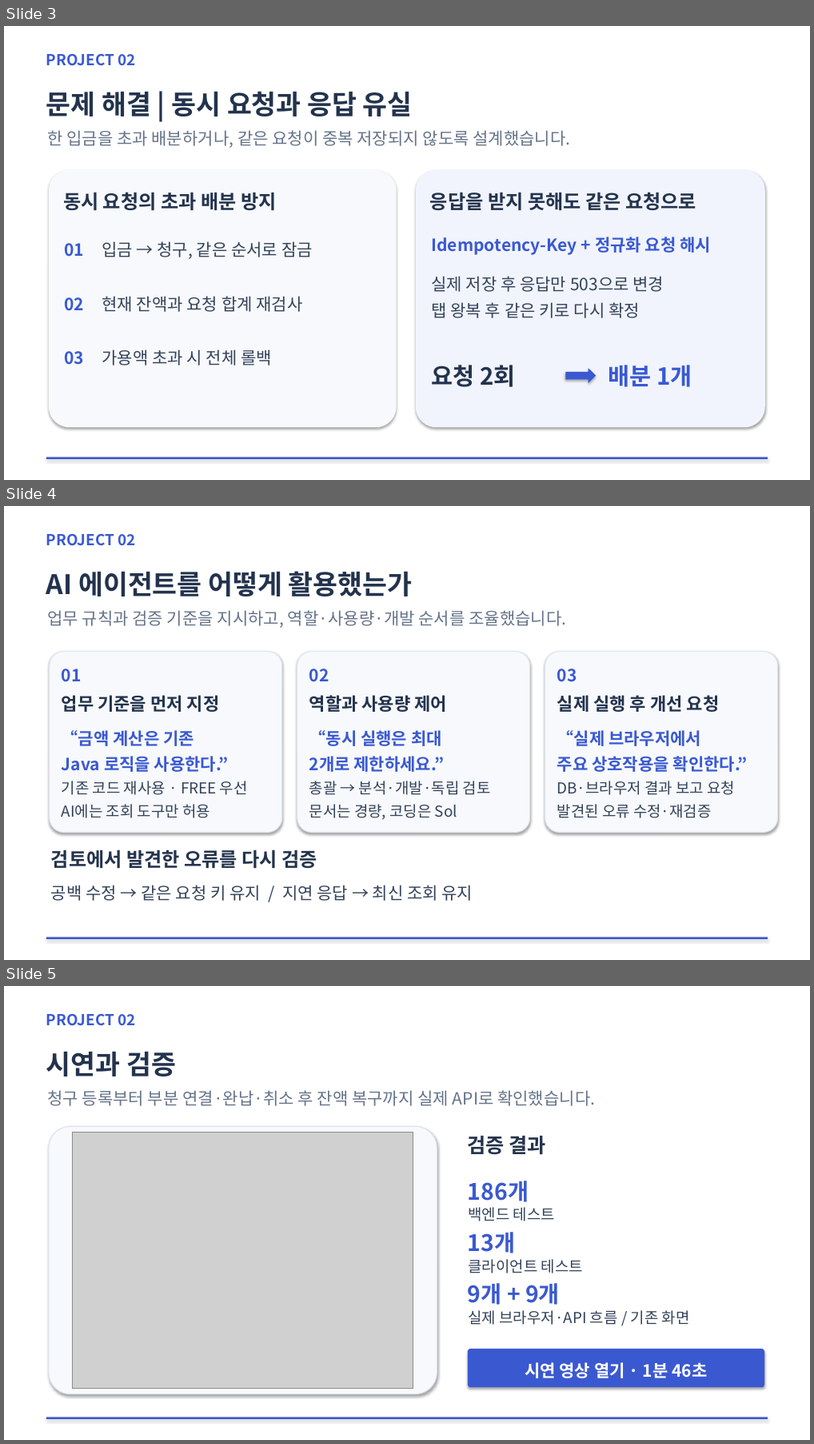
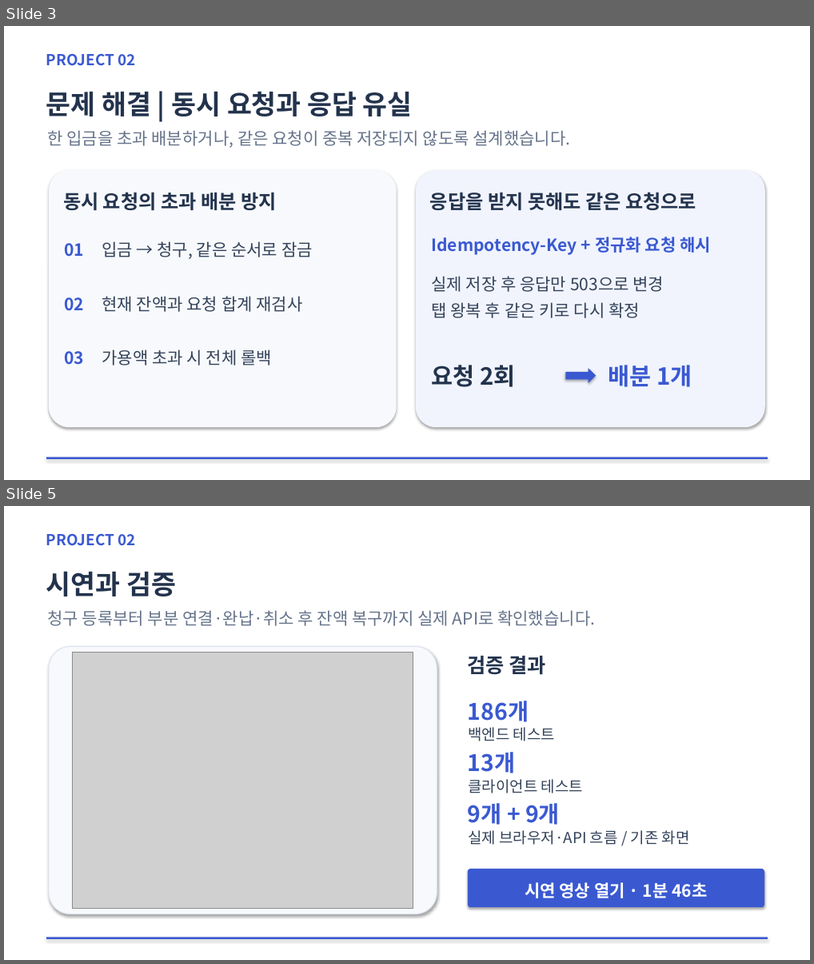
Before and after one commit to yeeunkim7/smallbiz-accounting-backend, a slide deck: docs/portfolio/chagok-project.pptx. Shown one above the other, each under a label of ours: slides 3, 4 and 5 before the commit, slides 3 and 5 after it; the slides between them are not shown. The pictures are 814x1444 and 814x964 pixels, drawn with LibreOffice and Linux fonts; fonts in the diff are those of the drawing; grey boxes stand for pictures. Boxes give left, top, right and bottom in pixels: in the first picture for what was removed or moved away, otherwise in the second. Text is boxed around its words. In the diff, an @@ line names an element or a change of style, - is before the commit and + after.

Commit message:
문서: Codex 선택 배경과 에이전트 개발 체계 정리

```diff
--- a/docs/portfolio/chagok-project.pptx
+++ b/docs/portfolio/chagok-project.pptx
@@ slide 4 removed at box(4, 506, 810, 960), background #FFFFFF @@
@@ text removed at box(46, 533, 135, 546) @@
-PROJECT 02
@@ text removed at box(46, 571, 413, 596) @@
-AI 에이전트를 어떻게 활용했는가
@@ text removed at box(47, 610, 566, 628) @@
-업무 규칙과 검증 기준을 지시하고, 역할·사용량·개발 순서를 조율했습니다.
@@ rounded rectangle removed at box(50, 651, 282, 832) @@
@@ text removed at box(62, 668, 82, 682) @@
-01
@@ rounded rectangle removed at box(298, 651, 530, 832) @@
@@ text removed at box(310, 668, 330, 682) @@
-02
@@ rounded rectangle removed at box(546, 651, 778, 832) @@
@@ text removed at box(558, 668, 578, 682) @@
-03
@@ text removed at box(62, 695, 220, 712) @@
-업무 기준을 먼저 지정
@@ text removed at box(310, 695, 447, 712) @@
-역할과 사용량 제어
@@ text removed at box(558, 695, 720, 712) @@
-실제 실행 후 개선 요청
@@ text removed at box(62, 730, 229, 772) @@
-“금액 계산은 기존
-Java 로직을 사용한다.”
@@ text removed at box(310, 730, 445, 772) @@
-“동시 실행은 최대
-2개로 제한하세요.”
@@ text removed at box(558, 730, 748, 772) @@
-“실제 브라우저에서
-주요 상호작용을 확인한다.”
@@ text removed at box(62, 780, 248, 818) @@
-기존 코드 재사용 · FREE 우선
-AI에는 조회 도구만 허용
@@ text removed at box(310, 780, 491, 820) @@
-총괄 → 분석·개발·독립 검토
-문서는 경량, 코딩은 Sol
@@ text removed at box(558, 780, 735, 818) @@
-DB·브라우저 결과 보고 요청
-발견된 오류 수정·재검증
@@ text removed at box(51, 849, 318, 868) @@
-검토에서 발견한 오류를 다시 검증
@@ text removed at box(51, 884, 474, 900) @@
-공백 수정 → 같은 요청 키 유지 / 지연 응답 → 최신 조회 유지
@@ rectangle removed at box(46, 936, 768, 939) @@
```
Also in this commit, not shown: 1 slide added, 5 other files.
